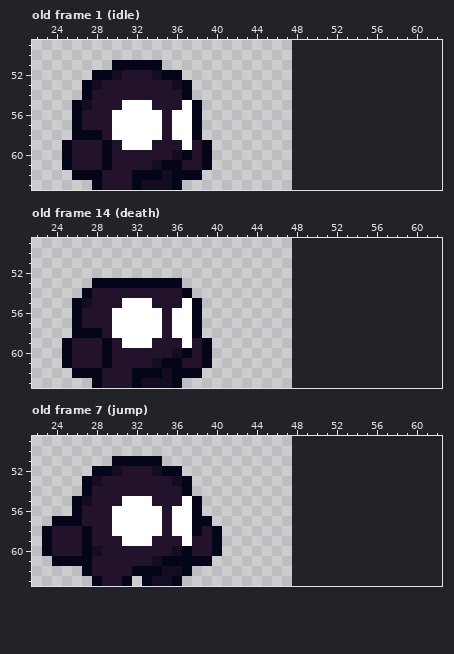
File history of a pixel-art file, Projeto/Assets/Player/sprPlayer.ase. The first picture shows the starting point.
32x32 pixels, 20 frames. Shown: old frame 1 (idle): x 22..62, y 49..63; old frame 14 (death): x 22..62, y 49..63; old frame 7 (jump): x 22..62, y 49..63. The old version is drawn lined up with the new one, on the new canvas. The commit also changed other frames, which this record leaves out.
After the commit:
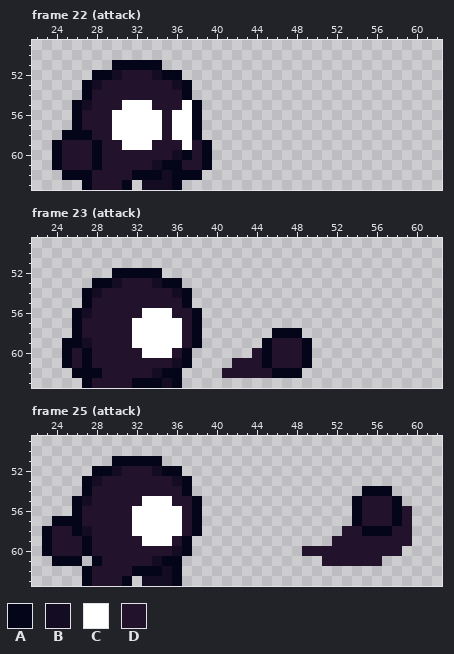
Palette (. is transparent): A #040519  B #140c22  C #ffffff  D #22122c
A new or re-ordered frame is compared with the old frame closest to it.
Diff:
canvas 32x32 -> 64x64, the old top-left corner now at 16,32
frames 20 -> 29
--- frame 22 (attack) is new; against old frame 1 (idle)
@@ x 22..34 @@
 57 ....ADDDCCCCC
-58 ....AAADCCCCC
-59 ...ADDDADCCCD
-60 ...ADDDADDDDD
-61 ...ADDDADDDDB
-62 ....AAADDDAAA
-63 ......ADDDABB
+58 ...AAADDCCCCC
+59 ..ADDDADDCCCD
+60 ..ADDDADDDDDD
+61 ..ADDDADDDDDB
+62 ...AAADDDDAAA
+63 .....ADDDA.BB
--- frame 23 (attack) is new; against old frame 14 (death)
@@ x 24..51 @@
 51 ............................
-52 ............................
-53 ....AAAAAAAAA...............
-54 ...ADDDDDDDDDA..............
-55 ..ABDDDCCCDDDCA.............
-56 ..ADDDCCCCCDCCA.............
-57 ..ADDDCCCCCDCCA.............
-58 ..AAADCCCCCDCCA.............
-59 .ADDDADCCCDDDCDA............
-60 .ADDDADDDDDDBADA............
-61 .ADDDADDDDBAADDA............
-62 ..AAADDDAAABAAA.............
-63 ....ADDDABBBA...............
+52 ......AAAAA.................
+53 ....AABDDDBAA...............
+54 ...ABDDDDDDDBA..............
+55 ...ADDDDDDDDDA..............
+56 ..ABDDDDDCCCDDA.............
+57 ..ADDDDDCCCCCDA.............
+58 ..ADDDDDCCCCCDA.......AAA...
+59 .AABDDDDCCCCCDA......ADDDA..
+60 .ADADDDDDCCCDA......DADDDA..
+61 .ADADDDDDDDDBA....DDDADDDA..
+62 ..AAADDDDDBAA....DDDDDAAA...
+63 ...ADDDDAAABA...............
--- frame 25 (attack) is new; against old frame 7 (jump)
@@ x 22..62 @@
 53 .....ABDDDDDDDBA.........................
-54 .....ADDDDDDDDDA.........................
-55 ....ABDDDCCCDDDCA........................
-56 ....ADDDCCCCCDCCA........................
-57 ..AAADDDCCCCCDCCAA.......................
-58 .ADDDADDCCCCCDCCADA......................
-59 .ADDDADDDCCCDDDCDDA......................
-60 .ADDDABDDDDDDDBADDA......................
-61 ..AAAADDDDDDBAAAAA.......................
-62 .....ADDDDAAABBA.........................
-63 ......ADDA.ABBA..........................
+54 .....ADDDDDDDDDA.................AAA.....
+55 ....ABDDDDDCCCDDA...............ADDDA....
+56 ....ADDDDDCCCCCDA...............ADDDAD...
+57 ..AAADDDDDCCCCCDA...............ADDDAD...
+58 .ADDABDDDDCCCCCDA..............DDAAADD...
+59 .ADDDADDDDDCCCDA..............DDDDDDDD...
+60 .ADDDADDDDDDDDBA...........DDDDDDDDDD....
+61 ..AAA.ADDDDDBAA..............DDDDDD......
+62 .....ADDDDAAABA..........................
+63 .....ADDDA.BBBA..........................
Where, in picture pixels (left, top, right, bottom), the same in both pictures:
changed: (52, 130, 142, 190)
changed: (72, 268, 312, 388)
added: (302, 486, 412, 566)
changed: (72, 496, 222, 586)
